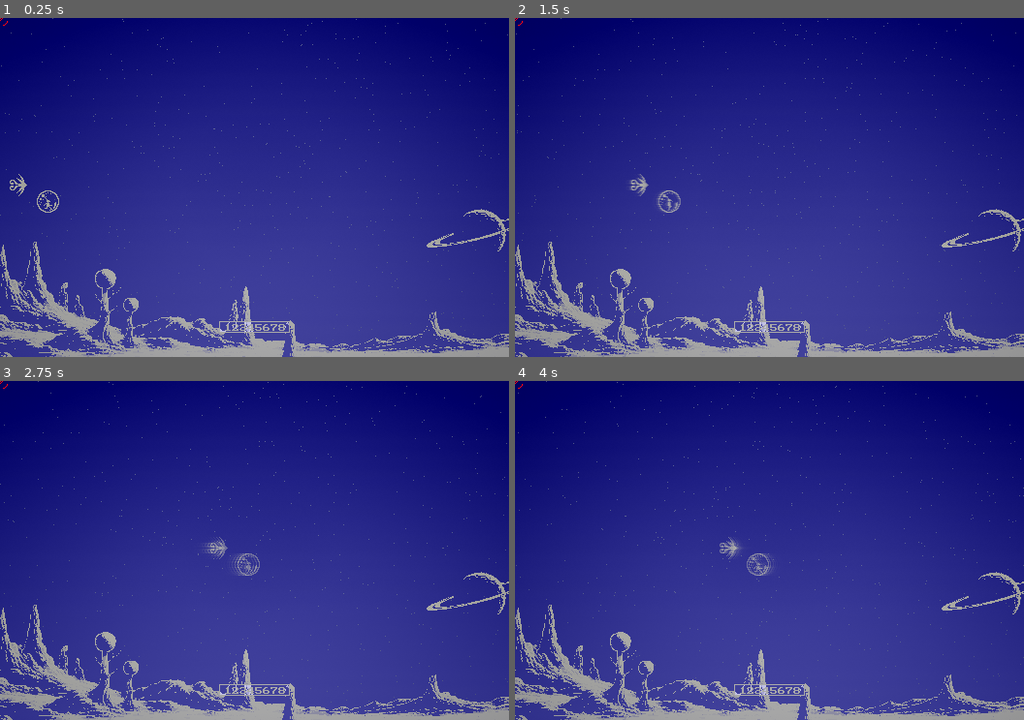
Above: before the commit, frames 1-4 (two rows, left to right).
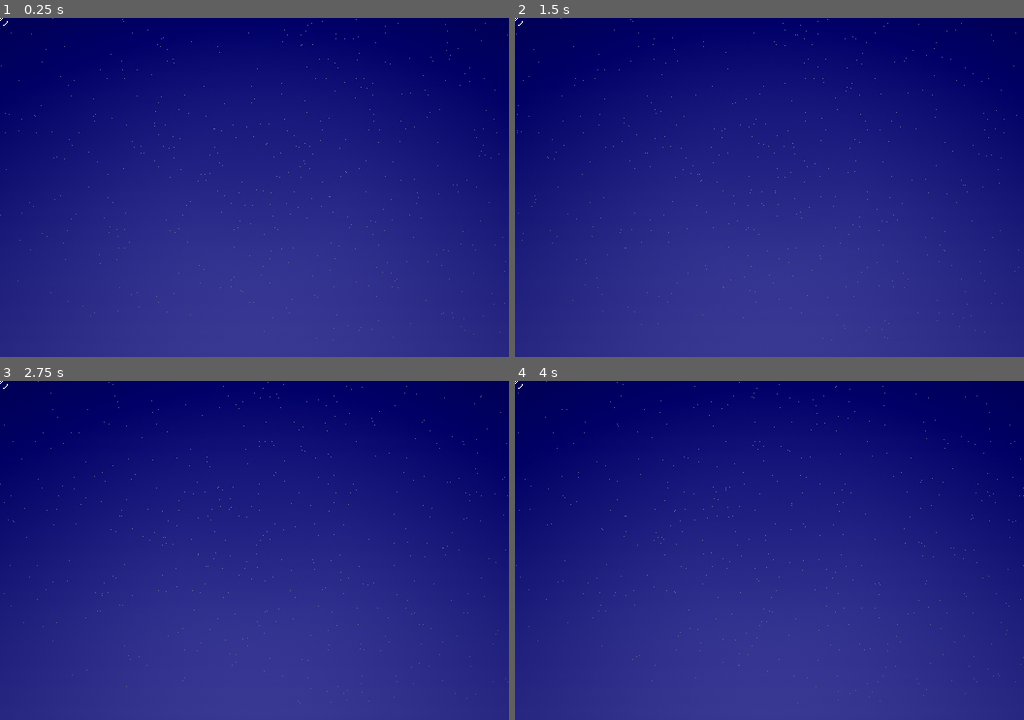
Above: after the commit, the same moments.

Repository: RogerLevy/clear-city
Game: Godot game, scene res://darkblue/tests/wave_test5.tscn
Two runs of this game, one before a commit and one after it. Both use one fixed random seed, a clock stepped at 60 frames per second and the inputs below.
Inputs (mouse positions are in pixels of both pictures, inside the frame that each line leads up to):
- Up to frame 1 (0.25 s): no input
- Up to frame 2 (1.5 s): tap Enter (start_game) at 0.5, 0.6 s; move the mouse to (881, 170) at 0.52 s; hold D (right) 0.53-1.25 s; click (881, 170) at 0.67 s; drag from (667, 204) to (744, 255) at 1.27 s
- Up to frame 3 (2.75 s): move the mouse to (305, 475) at 2.02 s; hold D (right) from 2.03 s (still down); tap Enter (start_game) at 2.1 s
- Up to frame 4 (4 s): release D (right) at 2.75 s; drag from (744, 618) to (616, 499) at 2.77 s; move the mouse to (922, 601) at 3.52 s; hold A (left) from 3.53 s (still down); tap Enter (start_game) at 3.6 s

The runs differ from the first frame. In frame 1, 6.2% of the frame differs, in the area x 0-100%, y 0-100%; in frame 2, 6.4%; in frame 3, 6.4%; in frame 4, 6.4%.
Error in both runs: Invalid assignment of property or key 'energy' with value of type 'int' on a base object of type 'Nil'. (res://darkblue/scripts/stage_config.gd:15)

Commit message:
Visual fixes

Diff:
--- a/common/floating_text.gd
+++ b/common/floating_text.gd
@@ -43,7 +43,7 @@
     ft.animate = animate
     ft._owner = owner if owner else parent
     ft._slot = _get_free_slot(ft._owner)
-    ft.position = pos - Vector2(0, ft._slot * SLOT_SPACING)
+    ft.position = pos - Vector2(0, (ft._slot * SLOT_SPACING) + 3)
     if font:
         ft.add_theme_font_override("font", font)
     ft.add_theme_font_size_override("font_size", size)
--- a/darkblue/actors/gary.tscn
+++ b/darkblue/actors/gary.tscn
@@ -3,8 +3,8 @@
 [ext_resource type="Script" uid="uid://qhmpg4c6ug3e" path="res://darkblue/actors/gary.gd" id="1_script"]
 [ext_resource type="Texture2D" uid="uid://cpbcl8g1v4j5k" path="res://darkblue/actors/gary.png" id="2_tex"]
 
-[sub_resource type="CircleShape2D" id="CircleShape2D_1"]
-radius = 8.0
+[sub_resource type="RectangleShape2D" id="RectangleShape2D_khpjg"]
+size = Vector2(3, 10)
 
 [node name="Gary" type="CharacterBody2D" unique_id=131183322 groups=["actors"]]
 position = Vector2(100, 100)
@@ -15,11 +15,12 @@
 
 [node name="Sprite2D" type="Sprite2D" parent="." unique_id=167694438]
 texture = ExtResource("2_tex")
-hframes = 6
+hframes = 9
 
 [node name="Area2D" type="Area2D" parent="." unique_id=156509137]
 collision_layer = 2
 collision_mask = 0
 
 [node name="CollisionShape2D" type="CollisionShape2D" parent="Area2D" unique_id=1063350382]
-shape = SubResource("CircleShape2D_1")
+position = Vector2(0, 2)
+shape = SubResource("RectangleShape2D_khpjg")
--- a/darkblue/actors/tri_multimesh.gdshader
+++ b/darkblue/actors/tri_multimesh.gdshader
@@ -2,10 +2,6 @@
 render_mode blend_disabled;
 
 varying float frame_data;
-
-// Color key to replace with transparent
-const vec3 KEY_COLOR = vec3(0.298, 0.298, 0.498);  // #4c4c7f
-const float KEY_THRESHOLD = 0.02;
 
 void vertex() {
     // Instance color's red channel contains normalized frame (0-1 for 24 frames)
@@ -25,10 +21,5 @@
         discard;
     }
 
-    // Replace key color with transparent (cuts through)
-    if (distance(tex.rgb, KEY_COLOR) < KEY_THRESHOLD) {
-        COLOR = vec4(0.0);
-    } else {
-        COLOR = tex;
-    }
+    COLOR = tex;
 }
--- a/darkblue/actors/turret.tscn
+++ b/darkblue/actors/turret.tscn
@@ -23,5 +23,4 @@
 texture = ExtResource("2_uj4cd")
 
 [node name="Polygon2D" type="Polygon2D" parent="." index="2" unique_id=1001934855]
-color = Color(0.81960785, 0.81960785, 0.69803923, 1)
 polygon = PackedVector2Array(1, -2, -3, -6, -6, -6, -8, -4, -8, -3, -6, -1, -4, -1, -4, -3, -7, -3, -6, -5, -4, -5, -2, …(236 unchanged characters)…
--- a/darkblue/backgrounds/chatgpt_landscape.tscn
+++ b/darkblue/backgrounds/chatgpt_landscape.tscn
@@ -2,53 +2,24 @@
 
 [ext_resource type="Script" uid="uid://bj36ht5no2byy" path="res://darkblue/backgrounds/scroller.gd" id="1_thtsq"]
 [ext_resource type="Texture2D" uid="uid://d06prff7g7vnq" path="res://darkblue/backgrounds/chatgpt-landscape-test-blurred.png" id="2_1atxx"]
-[ext_resource type="Shader" uid="uid://bvr4xv2jqhmm7" path="res://darkblue/backgrounds/landscape_layer.gdshader" id="3_1atxx"]
-
-[sub_resource type="ShaderMaterial" id="ShaderMaterial_1atxx"]
-shader = ExtResource("3_1atxx")
-shader_parameter/key_color = Color(0, 0, 0, 1)
-shader_parameter/key_threshold = 0.02
-
-[sub_resource type="GDScript" id="GDScript_soywb"]
-script/source = "extends Sprite2D
-
-#var _adir = 1
-#
-#func _physics_process(delta: float) -> void:
-    #modulate.a8 += _adir
-    #if modulate.a8 >= 128:
-        #_adir = -1
-    #if modulate.a8 == 1:
-        #_adir = 1
-    #
-"
-
-[sub_resource type="ShaderMaterial" id="ShaderMaterial_q2et4"]
-shader = ExtResource("3_1atxx")
-shader_parameter/key_color = Color(0, 0, 0, 1)
-shader_parameter/key_threshold = 0.02
 
 [node name="ChatgptLandscape" type="Node2D" unique_id=1208054278]
 
 [node name="Scroller2" type="Node2D" parent="." unique_id=374794915]
-material = SubResource("ShaderMaterial_1atxx")
 script = ExtResource("1_thtsq")
 parallax = 0.5
 
 [node name="ChatgptLandscapeTest" type="Sprite2D" parent="Scroller2" unique_id=1701632766]
 texture_filter = 1
-position = Vector2(1148.0001, 256)
+position = Vector2(1148, 256)
 scale = Vector2(0.5, 0.5)
 texture = ExtResource("2_1atxx")
-script = SubResource("GDScript_soywb")
 
 [node name="Scroller" type="Node2D" parent="." unique_id=1837656987]
-material = SubResource("ShaderMaterial_q2et4")
 script = ExtResource("1_thtsq")
 
 [node name="ChatgptLandscapeTest" type="Sprite2D" parent="Scroller" unique_id=847072702]
 texture_filter = 1
-position = Vector2(1148.0001, 256)
+position = Vector2(1148, 256)
 scale = Vector2(0.5, 0.5)
 texture = ExtResource("2_1atxx")
-script = SubResource("GDScript_soywb")
--- a/darkblue/backgrounds/landscape.gd
+++ b/darkblue/backgrounds/landscape.gd
@@ -1,13 +1,7 @@
 extends Node2D
 
-@onready var sub_viewport: SubViewport = $SubViewport
-@onready var display_blend: Sprite2D = $DisplayBlend
-@onready var display_punch: Sprite2D = $DisplayPunch
-
 func _ready():
-    var tex := sub_viewport.get_texture()
-    display_blend.texture = tex
-    display_punch.texture = tex
     var starfield = get_tree().current_scene.get_node_or_null("%Starfield")
-    if starfield:
-        starfield.set_mask(tex)
+    var pv_sub = get_tree().current_scene.get_node_or_null("%PixelatedViewport/SubViewport")
+    if starfield and pv_sub:
+        starfield.set_mask(pv_sub.get_texture())
--- a/darkblue/backgrounds/scroller.gd
+++ b/darkblue/backgrounds/scroller.gd
@@ -1,6 +1,11 @@
 extends Node2D
 
-@export var parallax:float = 1
+@export var parallax: float = 1
+var _x: float = 0.0
+
+func _ready() -> void:
+    _x = position.x
 
 func _physics_process(delta: float) -> void:
-    position.x += g.scroll_speed.x * delta * parallax
+    _x += g.scroll_speed.x * delta * parallax
+    position.x = round(_x)
--- a/darkblue/effects/lcd_effect.gd
+++ b/darkblue/effects/lcd_effect.gd
@@ -1,11 +1,17 @@
 extends Node2D
 
 ## How fast pixels fade in - higher = faster
-@export_range(0.01, 1.0) var fade_in_speed: float = 0.5
+@export_range(0.01, 1.0) var fade_in_speed: float = 0.5:
+    set(v): fade_in_speed = v; if _mat: _mat.set_shader_parameter("fade_in_speed", v)
 ## How fast pixels fade out - higher = faster
-@export_range(0.0, 1.0) var fade_out_speed: float = 0.5
+@export_range(0.0, 1.0) var fade_out_speed: float = 0.5:
+    set(v): fade_out_speed = v; if _mat: _mat.set_shader_parameter("fade_out_speed", v)
 ## Alpha multiplier for the 1-pixel gap lines (0 = fully transparent)
-@export_range(0.0, 1.0) var grille_gap_alpha: float = 0.5
+@export_range(0.0, 1.0) var grille_gap_alpha: float = 0.5:
+    set(v): grille_gap_alpha = v; if _grille_mat: _grille_mat.set_shader_parameter("gap_alpha", v)
+## Power curve applied to luminance before phosphor sim (>1 sharper, <1 softer)
+@export_range(0.1, 4.0) var alpha_bias: float = 1.0:
+    set(v): alpha_bias = v; if _mat: _mat.set_shader_parameter("alpha_bias", v)
 
 var _game_viewport: SubViewport
 var _pixelated_viewport: Node
@@ -82,6 +88,7 @@
     _mat.set_shader_parameter("prev_output", _prev_copy.get_texture())
     _mat.set_shader_parameter("fade_in_speed", fade_in_speed)
     _mat.set_shader_parameter("fade_out_speed", fade_out_speed)
+    _mat.set_shader_parameter("alpha_bias", alpha_bias)
 
     _shader_rect = ColorRect.new()
     _shader_rect.size = Vector2(size)
@@ -91,6 +98,9 @@
     _grille_mat = ShaderMaterial.new()
     _grille_mat.shader = load("res://darkblue/effects/pixel_grille.gdshader") as Shader
     _grille_mat.set_shader_parameter("gap_alpha", grille_gap_alpha)
+    _grille_mat.set_shader_parameter("on_color", g.COLOR_MAIN)
+    #_grille_mat.set_shader_parameter("on_color", Color(1,1,0))
+
     get_viewport().size_changed.connect(_update_grille_cell_size)
     _update_grille_cell_size()
 
--- a/darkblue/effects/lcd_effect.gdshader
+++ b/darkblue/effects/lcd_effect.gdshader
@@ -4,13 +4,16 @@
 uniform sampler2D game_frame : filter_nearest;
 uniform sampler2D prev_output : filter_nearest;
 uniform float fade_in_speed : hint_range(0.0, 1.0) = 0.3;
-uniform float fade_out_speed : hint_range(0.0, 1.0) = 0.001;
+uniform float fade_out_speed : hint_range(0.0, 1.0) = 0.2;
+uniform float alpha_bias : hint_range(0.1, 4.0) = 1.0;
 
 void fragment() {
 	vec4 game = texture(game_frame, UV);
-	vec4 prev = texture(prev_output, UV);
+	float signal = pow(dot(game.rgb, vec3(0.299, 0.587, 0.114)), alpha_bias);
+	float prev = texture(prev_output, UV).r;
 
-    vec4 up = mix(prev, game, fade_in_speed);      // ramp up when game brighter
-    vec4 hold = prev * (1.0 - fade_out_speed);     // slow decay when game gone
-    COLOR = max(up, hold);
+	float up = mix(prev, signal, fade_in_speed);
+	float hold = prev * (1.0 - fade_out_speed);
+	float intensity = max(up, hold);
+	COLOR = vec4(intensity, intensity, intensity, 1.0);
 }
--- /dev/null
+++ b/darkblue/effects/lum_to_alpha.gdshader
@@ -0,0 +1,8 @@
+shader_type canvas_item;
+//render_mode blend_premul_alpha;
+
+void fragment() {
+	vec4 tex = texture(TEXTURE, UV);
+	float lum = dot(tex.rgb, vec3(0.299, 0.587, 0.114));
+	COLOR = vec4(tex.rgb, lum);
+}
--- a/darkblue/effects/pixel_grille.gdshader
+++ b/darkblue/effects/pixel_grille.gdshader
@@ -1,14 +1,16 @@
 shader_type canvas_item;
 render_mode blend_premul_alpha;
+
 // Size of each LCD cell in screen pixels
 uniform float cell_size : hint_range(2.0, 16.0, 1.0) = 3.0;
 // Alpha multiplier for the 1-pixel gap lines
 uniform float gap_alpha : hint_range(0.0, 1.0) = 0.5;
-
+uniform vec4 on_color : source_color = vec4(0.82, 0.82, 0.698, 1.0);
 void fragment() {
-	COLOR = texture(TEXTURE, UV);
+	float intensity = texture(TEXTURE, UV).r;
 	vec2 cell = mod(FRAGCOORD.xy, cell_size);
 	if (cell.x < 1.0 || cell.y < 1.0) {
-		COLOR *= gap_alpha;
+		intensity *= gap_alpha;
 	}
+	COLOR = vec4(on_color.rgb * intensity, intensity);
 }
--- a/darkblue/modes/game_mode.tscn
+++ b/darkblue/modes/game_mode.tscn
@@ -10,6 +10,7 @@
 [ext_resource type="Script" uid="uid://b31q2o6ft4mx6" path="res://darkblue/starfield/starfield_particles.gd" id="6_w7nun"]
 [ext_resource type="Texture2D" uid="uid://do817h8khrb8t" path="res://darkblue/starfield/star.png" id="7_f8eaa"]
 [ext_resource type="Shader" uid="uid://croxek4pewu5e" path="res://common/replace_transparency.gdshader" id="8_3c5oa"]
+[ext_resource type="Shader" path="res://darkblue/effects/lum_to_alpha.gdshader" id="35_lum"]
 [ext_resource type="Script" uid="uid://co57vlddnjc4w" path="res://common/bitmap_text.gd" id="9_0qp6m"]
 [ext_resource type="Texture2D" uid="uid://cye3mowo7ekny" path="res://common/vga2_8x8_allegro5.png" id="10_v1ibh"]
 [ext_resource type="PackedScene" uid="uid://dytl5c6lml251" path="res://darkblue/actors/tri_manager.tscn" id="11_kuxv1"]
@@ -56,6 +57,9 @@
 [sub_resource type="ShaderMaterial" id="ShaderMaterial_oxhko"]
 shader = ExtResource("8_3c5oa")
 
+[sub_resource type="ShaderMaterial" id="ShaderMaterial_lum_to_alpha"]
+shader = ExtResource("35_lum")
+
 [sub_resource type="ShaderMaterial" id="ShaderMaterial_obtg6"]
 shader = ExtResource("13_p84ta")
 shader_parameter/inversion = 0.0
@@ -157,6 +161,7 @@
 
 [node name="PixelatedViewport" type="Sprite2D" parent="." unique_id=812505540]
 unique_name_in_owner = true
+material = SubResource("ShaderMaterial_lum_to_alpha")
 texture_filter = 1
 texture = SubResource("ViewportTexture_1")
 centered = false
--- a/darkblue/tests/wave_test5.tscn
+++ b/darkblue/tests/wave_test5.tscn
@@ -30,25 +30,17 @@
 [ext_resource type="AudioStream" uid="uid://d10rk16xwhhh0" path="res://darkblue/sfx/snd-08.wav" id="25_o4v11"]
 [ext_resource type="AudioStream" uid="uid://43xbklxtmm5g" path="res://darkblue/sfx/snd-03.wav" id="28_kc7yv"]
 [ext_resource type="Script" uid="uid://cxdi6tcrcmivs" path="res://darkblue/backgrounds/landscape.gd" id="29_lsc"]
-[ext_resource type="Shader" uid="uid://bblq43y77v14m" path="res://darkblue/backgrounds/landscape_display.gdshader" id="31_ldsp"]
-[ext_resource type="Shader" uid="uid://bi74nckxvlcjk" path="res://darkblue/backgrounds/landscape_punch.gdshader" id="32_lpnch"]
 [ext_resource type="Shader" uid="uid://qyxyjoq50bfb" path="res://darkblue/backgrounds/starfield_mask.gdshader" id="33_smsk"]
+[ext_resource type="Shader" uid="uid://bmjgxmff851a1" path="res://darkblue/effects/lum_to_alpha.gdshader" id="34_lum"]
 
 [sub_resource type="ShaderMaterial" id="ShaderMaterial_starfield_mask"]
 shader = ExtResource("33_smsk")
 
-[sub_resource type="ViewportTexture" id="ViewportTexture_3j3pj"]
+[sub_resource type="ShaderMaterial" id="ShaderMaterial_lum_to_alpha"]
+shader = ExtResource("34_lum")
+
+[sub_resource type="ViewportTexture" id="ViewportTexture_uf64t"]
 viewport_path = NodePath("PixelatedViewport/SubViewport")
-
-[sub_resource type="ShaderMaterial" id="ShaderMaterial_landscape_blend"]
-shader = ExtResource("31_ldsp")
-shader_parameter/key_color = Color(0, 0, 0.003921569, 1)
-shader_parameter/key_threshold = 0.01
-
-[sub_resource type="ShaderMaterial" id="ShaderMaterial_landscape_punch"]
-shader = ExtResource("32_lpnch")
-shader_parameter/key_color = Color(0, 0, 0.003921569, 1)
-shader_parameter/key_threshold = 0.01
 
 [sub_resource type="Animation" id="Animation_gp5rv"]
 resource_name = "sequence"
@@ -581,30 +573,23 @@
 
 [node name="WaveSkipperDebug" parent="." index="5" unique_id=1766492947 groups=["debug_only"]]
 
+[node name="BackdropDarkenEffect" parent="Backdrop" parent_id_path=PackedInt32Array(1605552771) index="0" unique_id=4867736]
+color = Color(0.8862745, 0.8862745, 0.8862745, 0.11764706)
+
 [node name="Starfield" parent="." index="8" unique_id=1633305215]
 modulate = Color(1, 1, 1, 1)
 material = SubResource("ShaderMaterial_starfield_mask")
 
 [node name="PixelatedViewport" parent="." index="9" unique_id=812505540]
-texture = SubResource("ViewportTexture_3j3pj")
+modulate = Color(0.81960785, 0.81960785, 0.69803923, 1)
+material = SubResource("ShaderMaterial_lum_to_alpha")
+texture = SubResource("ViewportTexture_uf64t")
 
 [node name="Landscape" type="Node2D" parent="Playfield" parent_id_path=PackedInt32Array(768111580) index="0" unique_id=1016475212]
 script = ExtResource("29_lsc")
 
-[node name="SubViewport" type="SubViewport" parent="Playfield/Landscape" index="0" unique_id=1418225927]
-transparent_bg = true
-size = Vector2i(525, 350)
-render_target_update_mode = 4
-
-[node name="ChatgptLandscape" parent="Playfield/Landscape/SubViewport" index="0" unique_id=1208054278 instance=ExtResource("8_djfvh")]
-
-[node name="DisplayBlend" type="Sprite2D" parent="Playfield/Landscape" index="1" unique_id=1953062699]
-material = SubResource("ShaderMaterial_landscape_blend")
-centered = false
-
-[node name="DisplayPunch" type="Sprite2D" parent="Playfield/Landscape" index="2" unique_id=826275477]
-material = SubResource("ShaderMaterial_landscape_punch")
-centered = false
+[node name="ChatgptLandscape" parent="Playfield/Landscape" index="0" unique_id=1208054278 instance=ExtResource("8_djfvh")]
+modulate = Color(0.33260515, 0.33260515, 0.33260515, 1)
 
 [node name="WaveSequence" type="Node2D" parent="Playfield" parent_id_path=PackedInt32Array(768111580) index="3" unique_id=2092535520]
 unique_name_in_owner = true
@@ -1293,6 +1278,11 @@
 [node name="GhostEffect" parent="PostProcStack" parent_id_path=PackedInt32Array(577433371) index="0" unique_id=1484726150]
 process_mode = 4
 
+[node name="LCDEffect" parent="PostProcStack" parent_id_path=PackedInt32Array(577433371) index="1" unique_id=1219698695]
+fade_out_speed = 0.432
+grille_gap_alpha = 0.75
+alpha_bias = 1.125
+
 [editable path="Playfield/WaveSequence/WaveAngelTest1/Angel"]
 [editable path="Playfield/WaveSequence/WaveAngelTest1/Angel2"]
 [editable path="Playfield/WaveSequence/WaveAngelTest1/Angel3"]
--- a/darkblue/tests/wave_test5_enemy_stats.gd
+++ b/darkblue/tests/wave_test5_enemy_stats.gd
@@ -5,7 +5,7 @@
         "enemy7__pentagon": { hp = 1, atk = 30, bounty = 5 },
         "enemy4__quadraton": { hp = 1, atk = 30, bounty = 30 },
         "enemy2__elderbeak": { hp = 2, atk = 100, bounty = 30 },
-        "enemy_angel": { hp = 10, atk = 100, bounty = 50 },
+        "enemy_angel": { hp = 25, atk = 100, bounty = 50 },
         "enemy_king": { hp = 10, atk = 100, bounty = 5 },
         "enemy_saton": { hp = 100, atk = 100, bounty = 5 },
     }
Not shown, changed: .claude/settings.local.json
Binary file changed: darkblue/actors/angel.png
Binary file changed: darkblue/actors/bar.png
Binary file changed: darkblue/actors/bigbug.png
Binary file changed: darkblue/actors/candle_test.png
Binary file changed: darkblue/actors/enemy1.png
Binary file changed: darkblue/actors/enemy10.png
Binary file changed: darkblue/actors/enemy11.png
Binary file changed: darkblue/actors/enemy12.png
Binary file changed: darkblue/actors/enemy13.png
Binary file changed: darkblue/actors/enemy14.png
Binary file changed: darkblue/actors/enemy15.png
(and 48 more such lines)
